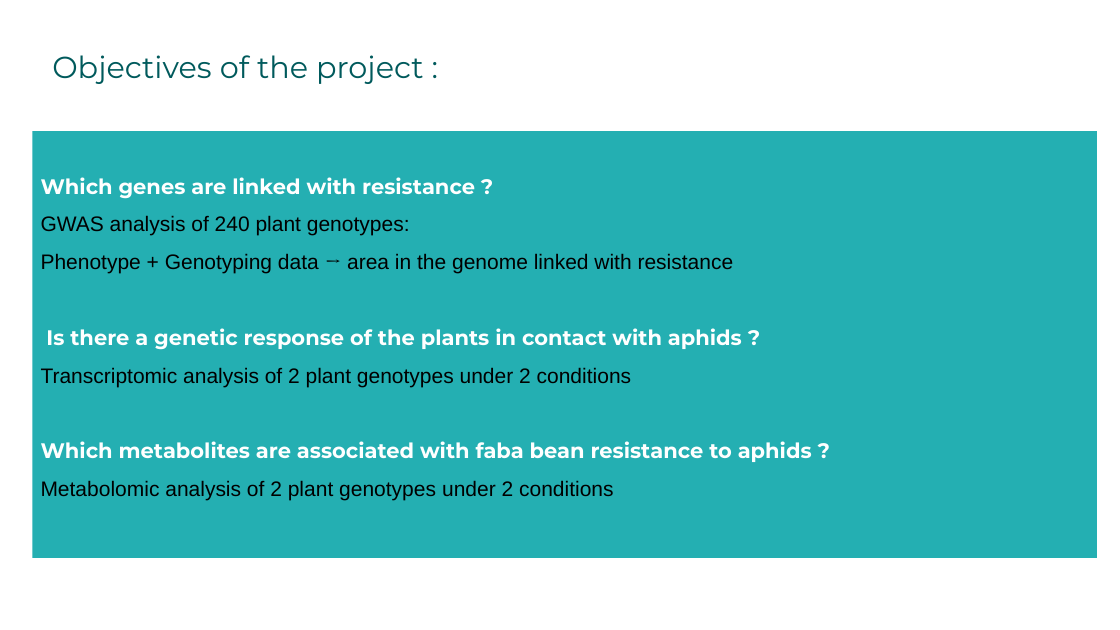
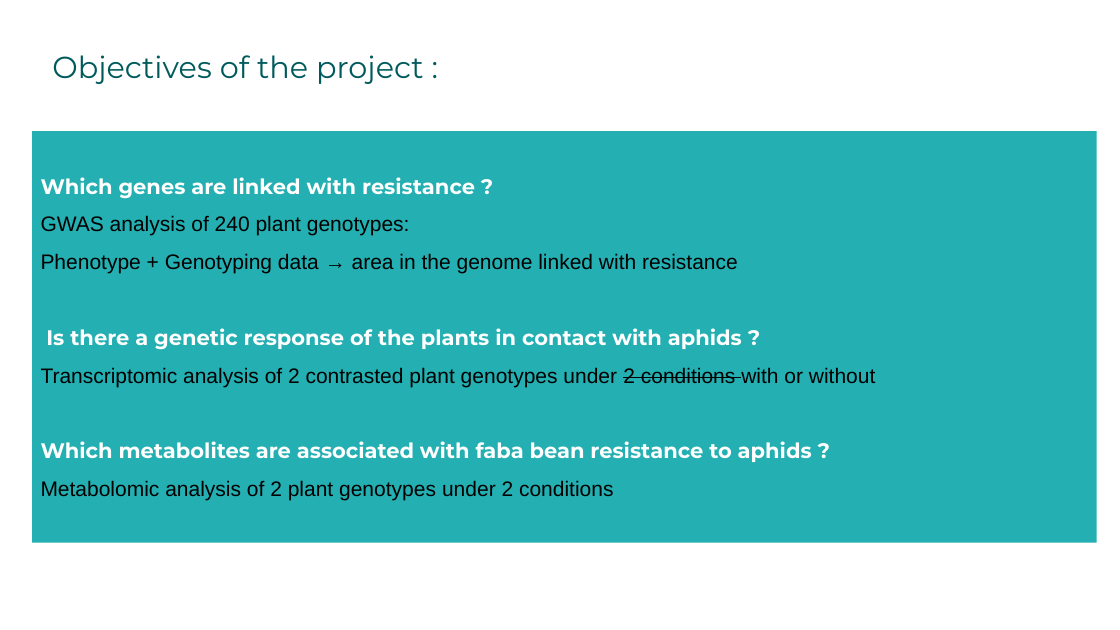
Before and after one commit to igepp-egi/faba_specifics, a slide deck: slide 3 of M01-metabolomic-analysis/untargeted_metabolomic/presentation metabo.pptx. Drawn at 1120x630 pixels with LibreOffice and Linux fonts; fonts in the diff are those of the drawing. Boxes give left, top, right and bottom in pixels: in the first picture for what was removed or moved away, otherwise in the second. Text is boxed around its words. In the diff, an @@ line names an element or a change of style, - is before the commit and + after.

```diff
--- a/M01-metabolomic-analysis/untargeted_metabolomic/presentation metabo.pptx
+++ b/M01-metabolomic-analysis/untargeted_metabolomic/presentation metabo.pptx
@@ rectangle "Which genes are linked with ...": place and size @@
-rectangle "Which genes are linked with ..." at [32,131,1096,558]
+rectangle "Which genes are linked with ..." at [32,131,1096,543]
@@ text in rectangle at [41,254,738,274]: font Cambria to Times New Roman in "→" @@
@@ text in rectangle at [41,368,875,387]: text changed @@
-Transcriptomic analysis of 2 plant genotypes under 2 conditions
+Transcriptomic analysis of 2 contrasted plant genotypes under 2 conditions with or without
```
Also in this commit, not shown: 30 other slides changed, 4 slides added, 2 slides removed, 1 other file.
